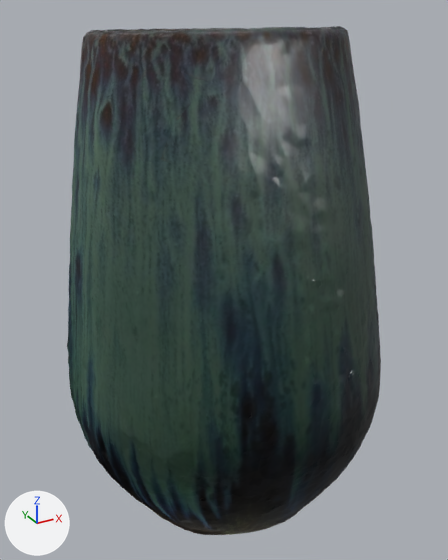
The glTF model 3d/bugio.glb as it was, and as the next commit left it.
One viewpoint serves both versions: a 50 mm camera at (-0.117, -0.032, 0.214) aimed at (0.003, 0.185, 0.106). Arrows for +X, +Y and +Z are at lower left; the lights stay in place. The picture after the commit comes second. Where no turn or scale is listed for an object, it has been applied to the vertices.
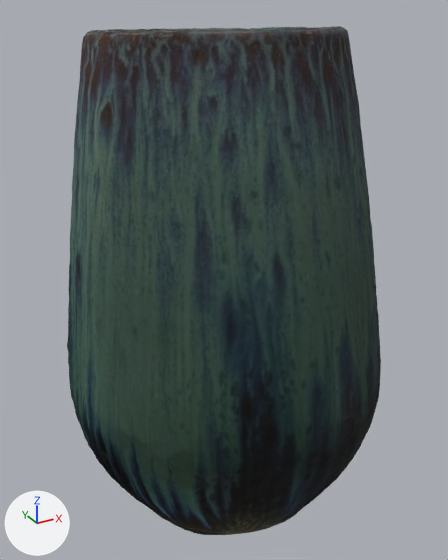
Boxes [x1, y1, x2, y2] around the edits, measured in the pictures (448 x 560 px):
'Mesh_0.003', surface changed (darker): [179, 26, 381, 535] in both

What changed in the scene script:
```text
Change mat_material_0_004:
    mat_material_0_004.roughness: 0.312 -> 0.888
```
